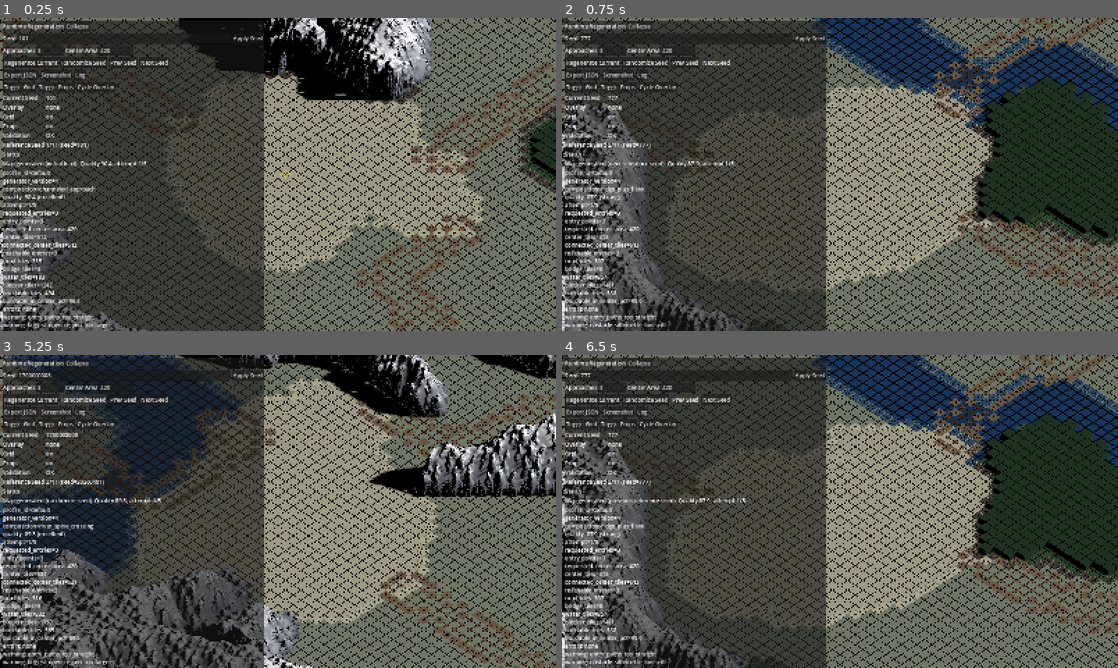
Above: before the commit, frames 1-4 (two rows, left to right).
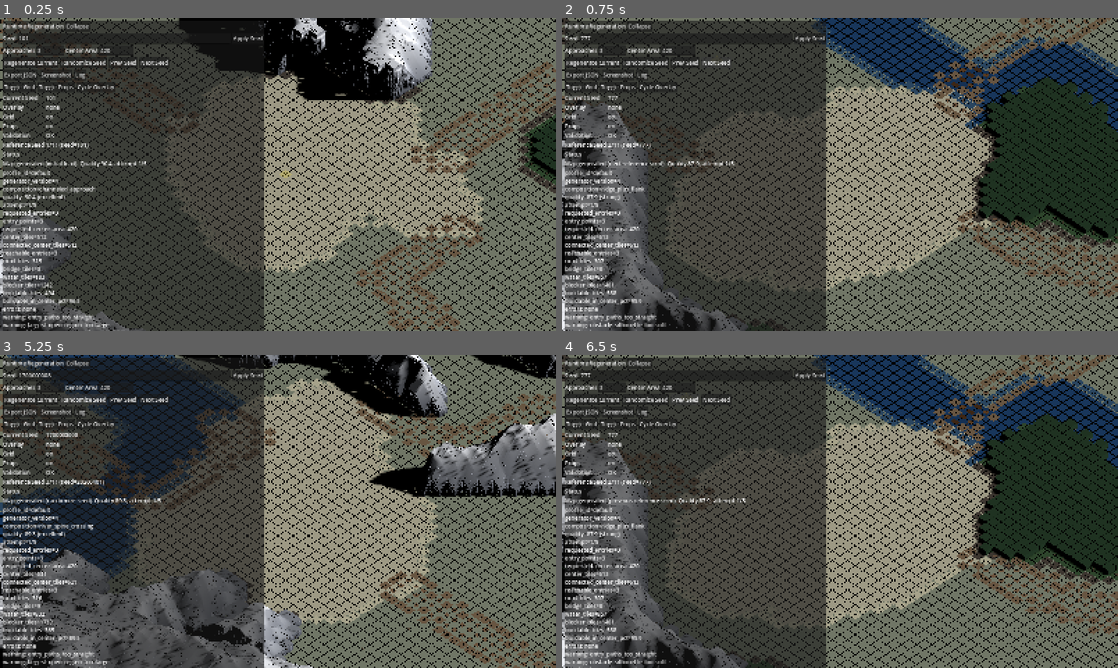
Above: after the commit, the same moments.

Repository: alex123321-maker/theGAME
Game: Godot game, scene res://scenes/bootstrap/bootstrap.tscn
The game is run twice, just before and just after one commit, with the same random seed, the same clock (stepped at 60 frames per second) and the same inputs.
Inputs:
- Up to frame 1 (0.25 s): no input
- Up to frame 2 (0.75 s): click "Next Seed" at 0.5 s
- Up to frame 3 (5.25 s): click "Next Seed" at 1.25 s; click "Collapse" at 2 s; click "Expand" at 2.75 s; click "Apply Seed" at 3.5 s; click "Regenerate Current" at 4.25 s; click "Randomize Seed" at 5 s
- Up to frame 4 (6.5 s): click "Prev Seed" at 5.75 s

The runs differ from the first frame. In frame 1, 2.3% of the frame differs, in the area x 0-78%, y 0-100%; in frame 2, 2.7%; in frame 3, 6.8%, in the area x 0-100%, y 0-100%; in frame 4, 2.7%.

Commit message:
Mountain builder: split smooth groups for top and cliff faces

Diff:
--- a/scripts/presentation/mountain_region_builder.gd
+++ b/scripts/presentation/mountain_region_builder.gd
@@ -14,6 +14,8 @@
 const MIN_GEOMETRY_PUSH_DELTA: float = 0.03
 const MIN_TRIANGLE_AREA_SQ: float = 0.0000005
 const TOP_BLOCK_PUSH_MULTIPLIER: float = 0.30
+const SMOOTH_GROUP_TOP: int = 0
+const SMOOTH_GROUP_CLIFF: int = 1
 
 func build_profiles(map_data: MapData) -> Array[Dictionary]:
 	var raw_regions: Dictionary = {}
@@ -1087,47 +1089,47 @@
 			var p_c: Vector3 = tp_u1.lerp(bp_u1, v1) + Vector3.UP * push
 			var p_d: Vector3 = tp_u1.lerp(bp_u1, v0) + Vector3.UP * push
 
-			_add_quad(surface, p_a, color, p_b, color, p_c, color, p_d, color)
+			_add_quad(surface, p_a, color, p_b, color, p_c, color, p_d, color, SMOOTH_GROUP_TOP)
 
 			if x > 0 and (push - float(pushes[y][x-1])) > MIN_GEOMETRY_PUSH_DELTA:
 				var prev_push: float = pushes[y][x-1]
 				var p_prev_a: Vector3 = p_a - Vector3.UP * (push - prev_push)
 				var p_prev_b: Vector3 = p_b - Vector3.UP * (push - prev_push)
-				_add_quad(surface, p_a, color, p_prev_a, color, p_prev_b, color, p_b, color)
+				_add_quad(surface, p_a, color, p_prev_a, color, p_prev_b, color, p_b, color, SMOOTH_GROUP_CLIFF)
 			elif x == 0 and push > MIN_GEOMETRY_PUSH_DELTA:
 				var p_prev_a: Vector3 = p_a - Vector3.UP * push
 				var p_prev_b: Vector3 = p_b - Vector3.UP * push
-				_add_quad(surface, p_a, color, p_prev_a, color, p_prev_b, color, p_b, color)
+				_add_quad(surface, p_a, color, p_prev_a, color, p_prev_b, color, p_b, color, SMOOTH_GROUP_CLIFF)
 
 			if x < segments - 1 and (push - float(pushes[y][x+1])) > MIN_GEOMETRY_PUSH_DELTA:
 				var next_push: float = pushes[y][x+1]
 				var p_next_d: Vector3 = p_d - Vector3.UP * (push - next_push)
 				var p_next_c: Vector3 = p_c - Vector3.UP * (push - next_push)
-				_add_quad(surface, p_c, color, p_next_c, color, p_next_d, color, p_d, color)
+				_add_quad(surface, p_c, color, p_next_c, color, p_next_d, color, p_d, color, SMOOTH_GROUP_CLIFF)
 			elif x == segments - 1 and push > MIN_GEOMETRY_PUSH_DELTA:
 				var p_next_d: Vector3 = p_d - Vector3.UP * push
 				var p_next_c: Vector3 = p_c - Vector3.UP * push
-				_add_quad(surface, p_c, color, p_next_c, color, p_next_d, color, p_d, color)
+				_add_quad(surface, p_c, color, p_next_c, color, p_next_d, color, p_d, color, SMOOTH_GROUP_CLIFF)
 
 			if y > 0 and (push - float(pushes[y-1][x])) > MIN_GEOMETRY_PUSH_DELTA:
 				var top_push: float = pushes[y-1][x]
 				var p_top_a: Vector3 = p_a - Vector3.UP * (push - top_push)
 				var p_top_d: Vector3 = p_d - Vector3.UP * (push - top_push)
-				_add_quad(surface, p_d, color, p_top_d, color, p_top_a, color, p_a, color)
+				_add_quad(surface, p_d, color, p_top_d, color, p_top_a, color, p_a, color, SMOOTH_GROUP_CLIFF)
 			elif y == 0 and push > MIN_GEOMETRY_PUSH_DELTA:
 				var p_top_a: Vector3 = p_a - Vector3.UP * push
 				var p_top_d: Vector3 = p_d - Vector3.UP * push
-				_add_quad(surface, p_d, color, p_top_d, color, p_top_a, color, p_a, color)
+				_add_quad(surface, p_d, color, p_top_d, color, p_top_a, color, p_a, color, SMOOTH_GROUP_CLIFF)
 
 			if y < segments - 1 and (push - float(pushes[y+1][x])) > MIN_GEOMETRY_PUSH_DELTA:
 				var bot_push: float = pushes[y+1][x]
 				var p_bot_b: Vector3 = p_b - Vector3.UP * (push - bot_push)
 				var p_bot_c: Vector3 = p_c - Vector3.UP * (push - bot_push)
-				_add_quad(surface, p_b, color, p_bot_b, color, p_bot_c, color, p_c, color)
+				_add_quad(surface, p_b, color, p_bot_b, color, p_bot_c, color, p_c, color, SMOOTH_GROUP_CLIFF)
 			elif y == segments - 1 and push > MIN_GEOMETRY_PUSH_DELTA:
 				var p_bot_b: Vector3 = p_b - Vector3.UP * push
 				var p_bot_c: Vector3 = p_c - Vector3.UP * push
-				_add_quad(surface, p_b, color, p_bot_b, color, p_bot_c, color, p_c, color)
+				_add_quad(surface, p_b, color, p_bot_b, color, p_bot_c, color, p_c, color, SMOOTH_GROUP_CLIFF)
 
 func _add_cliff_face(
 	surface: SurfaceTool,
@@ -1158,7 +1160,8 @@
 			base_b,
 			_vertex_color(_ground_sample(top_b_sample)),
 			base_a,
-			_vertex_color(_ground_sample(top_a_sample))
+			_vertex_color(_ground_sample(top_a_sample)),
+			SMOOTH_GROUP_CLIFF
 		)
 		return
 
@@ -1212,47 +1215,47 @@
 			var p_c: Vector3 = tp_u1.lerp(bp_u1, v1) + outward * push
 			var p_d: Vector3 = tp_u0.lerp(bp_u0, v1) + outward * push
 
-			_add_quad(surface, p_a, color, p_b, color, p_c, color, p_d, color)
+			_add_quad(surface, p_a, color, p_b, color, p_c, color, p_d, color, SMOOTH_GROUP_CLIFF)
 
 			if x > 0 and (push - float(grid_pushes[y][x-1])) > MIN_GEOMETRY_PUSH_DELTA:
 				var prev_push: float = grid_pushes[y][x-1]
 				var p_prev_a: Vector3 = p_a - outward * (push - prev_push)
 				var p_prev_d: Vector3 = p_d - outward * (push - prev_push)
-				_add_quad(surface, p_prev_a, color, p_a, color, p_d, color, p_prev_d, color)
+				_add_quad(surface, p_prev_a, color, p_a, color, p_d, color, p_prev_d, color, SMOOTH_GROUP_CLIFF)
 			elif x == 0 and push > MIN_GEOMETRY_PUSH_DELTA:
 				var p_prev_a: Vector3 = p_a - outward * push
 				var p_prev_d: Vector3 = p_d - outward * push
-				_add_quad(surface, p_prev_a, color, p_a, color, p_d, color, p_prev_d, color)
+				_add_quad(surface, p_prev_a, color, p_a, color, p_d, color, p_prev_d, color, SMOOTH_GROUP_CLIFF)
 
 			if x < horizontal_segments - 1 and (push - float(grid_pushes[y][x+1])) > MIN_GEOMETRY_PUSH_DELTA:
 				var next_push: float = grid_pushes[y][x+1]
 				var p_next_b: Vector3 = p_b - outward * (push - next_push)
 				var p_next_c: Vector3 = p_c - outward * (push - next_push)
-				_add_quad(surface, p_b, color, p_next_b, color, p_next_c, color, p_c, color)
+				_add_quad(surface, p_b, color, p_next_b, color, p_next_c, color, p_c, color, SMOOTH_GROUP_CLIFF)
 			elif x == horizontal_segments - 1 and push > MIN_GEOMETRY_PUSH_DELTA:
 				var p_next_b: Vector3 = p_b - outward * push
 				var p_next_c: Vector3 = p_c - outward * push
-				_add_quad(surface, p_b, color, p_next_b, color, p_next_c, color, p_c, color)
+				_add_quad(surface, p_b, color, p_next_b, color, p_next_c, color, p_c, color, SMOOTH_GROUP_CLIFF)
 
 			if y > 0 and (push - float(grid_pushes[y-1][x])) > MIN_GEOMETRY_PUSH_DELTA:
 				var top_push: float = grid_pushes[y-1][x]
 				var p_top_a: Vector3 = p_a - outward * (push - top_push)
 				var p_top_b: Vector3 = p_b - outward * (push - top_push)
-				_add_quad(surface, p_top_a, color, p_top_b, color, p_b, color, p_a, color)
+				_add_quad(surface, p_top_a, color, p_top_b, color, p_b, color, p_a, color, SMOOTH_GROUP_CLIFF)
 			elif y == 0 and push > MIN_GEOMETRY_PUSH_DELTA:
 				var p_top_a: Vector3 = p_a - outward * push
 				var p_top_b: Vector3 = p_b - outward * push
-				_add_quad(surface, p_top_a, color, p_top_b, color, p_b, color, p_a, color)
+				_add_quad(surface, p_top_a, color, p_top_b, color, p_b, color, p_a, color, SMOOTH_GROUP_CLIFF)
 
 			if y < vertical_segments - 1 and (push - float(grid_pushes[y+1][x])) > MIN_GEOMETRY_PUSH_DELTA:
 				var bot_push: float = grid_pushes[y+1][x]
 				var p_bot_d: Vector3 = p_d - outward * (push - bot_push)
 				var p_bot_c: Vector3 = p_c - outward * (push - bot_push)
-				_add_quad(surface, p_d, color, p_c, color, p_bot_c, color, p_bot_d, color)
+				_add_quad(surface, p_d, color, p_c, color, p_bot_c, color, p_bot_d, color, SMOOTH_GROUP_CLIFF)
 			elif y == vertical_segments - 1 and push > MIN_GEOMETRY_PUSH_DELTA:
 				var p_bot_d: Vector3 = p_d - outward * push
 				var p_bot_c: Vector3 = p_c - outward * push
-				_add_quad(surface, p_d, color, p_c, color, p_bot_c, color, p_bot_d, color)
+				_add_quad(surface, p_d, color, p_c, color, p_bot_c, color, p_bot_d, color, SMOOTH_GROUP_CLIFF)
 
 func _add_quad(
 	surface: SurfaceTool,
@@ -1263,10 +1266,11 @@
 	c: Vector3,
 	c_color: Color,
 	d: Vector3,
-	d_color: Color
+	d_color: Color,
+	smooth_group: int = SMOOTH_GROUP_TOP
 ) -> void:
-	_add_triangle(surface, a, a_color, b, b_color, c, c_color)
-	_add_triangle(surface, a, a_color, c, c_color, d, d_color)
+	_add_triangle(surface, a, a_color, b, b_color, c, c_color, smooth_group)
+	_add_triangle(surface, a, a_color, c, c_color, d, d_color, smooth_group)
 
 func _add_triangle(
 	surface: SurfaceTool,
@@ -1275,11 +1279,12 @@
 	b: Vector3,
 	b_color: Color,
 	c: Vector3,
-	c_color: Color
+	c_color: Color,
+	smooth_group: int = SMOOTH_GROUP_TOP
 ) -> void:
 	if (b - a).cross(c - a).length_squared() <= MIN_TRIANGLE_AREA_SQ:
 		return
-	surface.set_smooth_group(0)
+	surface.set_smooth_group(smooth_group)
 	surface.set_color(a_color)
 	surface.add_vertex(a)
 	surface.set_color(b_color)
